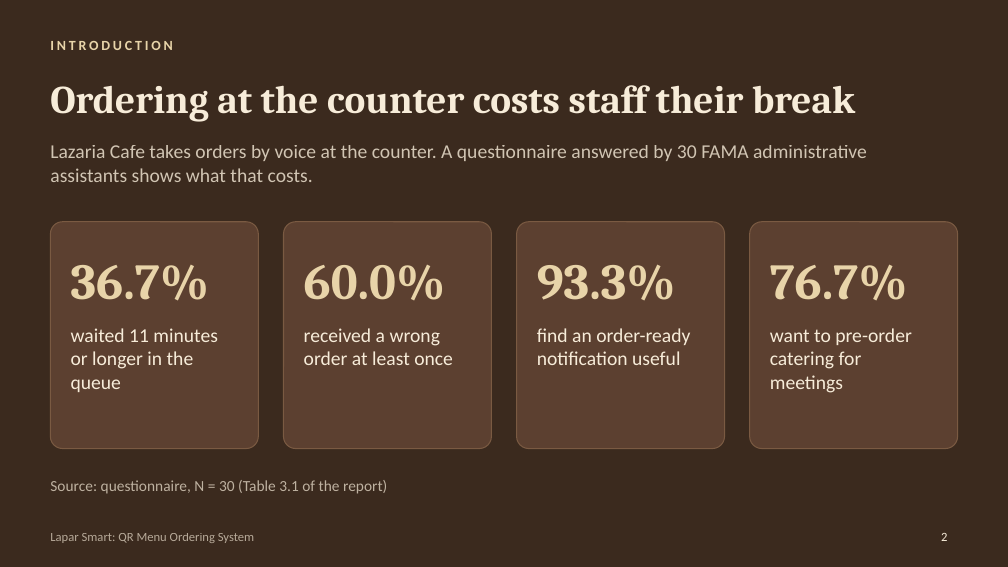
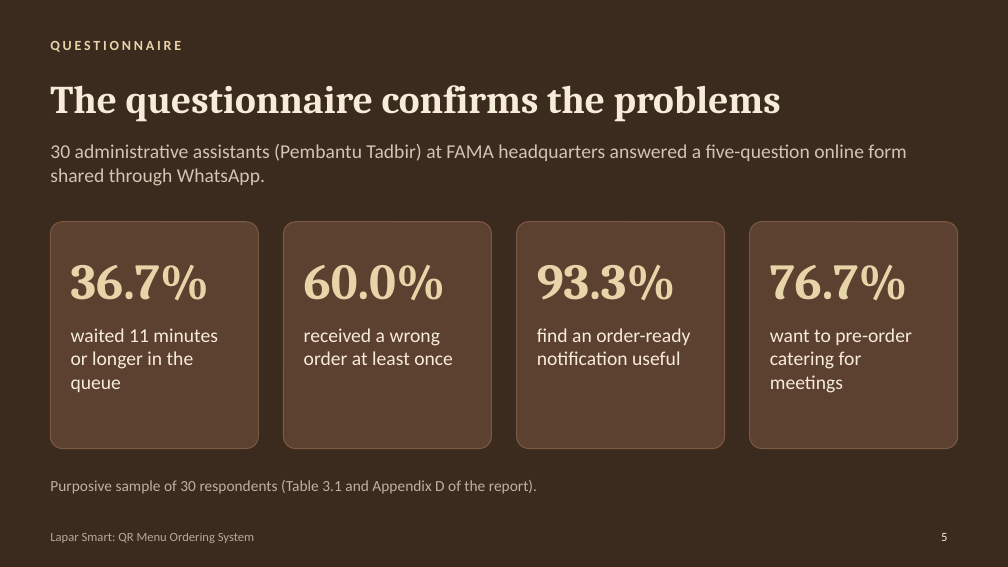
Before and after one commit to ras22hid/lapar-smart, a slide deck: slide 5 of app/static/presentation/LaparSmart_Presentation.pptx (slide 2 before the commit). Drawn at 1008x567 pixels with LibreOffice and Linux fonts; fonts in the diff are those of the drawing. Boxes give left, top, right and bottom in pixels: in the first picture for what was removed or moved away, otherwise in the second. Text is boxed around its words. In the diff, an @@ line names an element or a change of style, - is before the commit and + after.

```diff
--- a/app/static/presentation/LaparSmart_Presentation.pptx
+++ b/app/static/presentation/LaparSmart_Presentation.pptx
@@ text at (50,41,181,52): text changed @@
-INTRODUCTION
+QUESTIONNAIRE
@@ title at (50,85,781,122): text changed @@
-Ordering at the counter costs staff their break
+The questionnaire confirms the problems
@@ text at (50,144,906,186): text changed @@
-Lazaria Cafe takes orders by voice at the counter. A questionnaire answered by 30 FAMA administrative assistants shows what that costs.
+30 administrative assistants (Pembantu Tadbir) at FAMA headquarters answered a five-question online form shared through WhatsApp.
@@ text at (50,480,537,494): text changed @@
-Source: questionnaire, N = 30 (Table 3.1 of the report)
+Purposive sample of 30 respondents (Table 3.1 and Appendix D of the report).
@@ page number at (941,533,947,541): text changed @@
-2
+5
```
Also in this commit, not shown: 11 other slides changed, 8 slides added, 5 slides removed, 4 other files.
